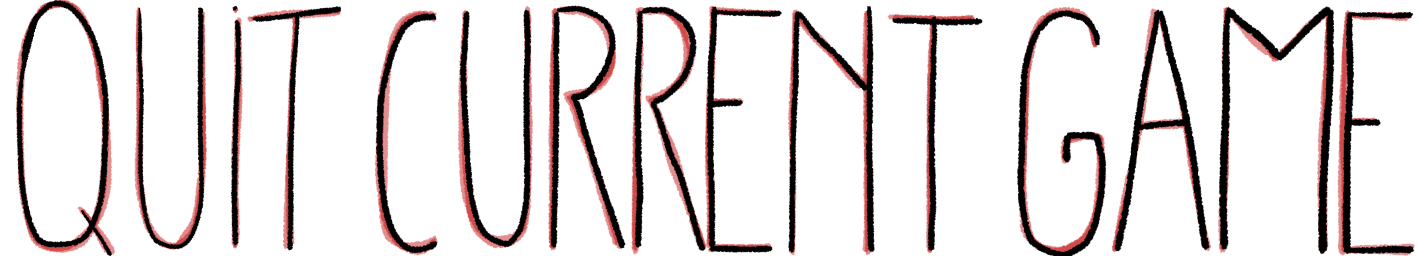
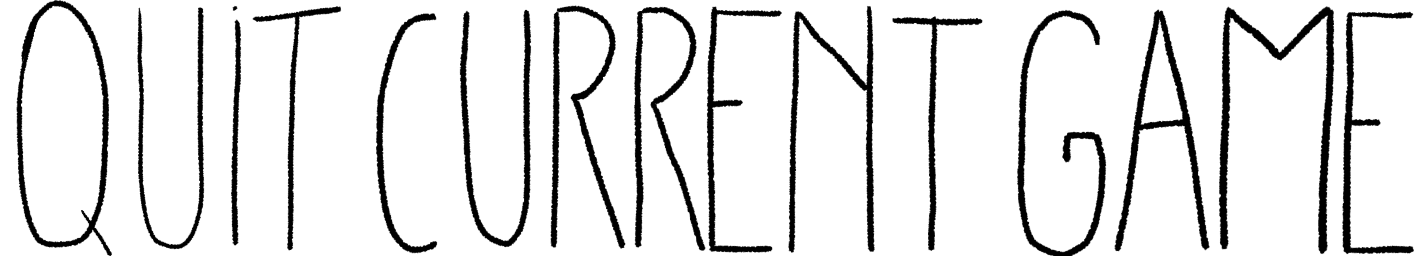
Revision of a layered 1420 × 256 image; what changed, layer by layer:
painted on "Paint Layer 1" over [15, 0, 1415, 256]
